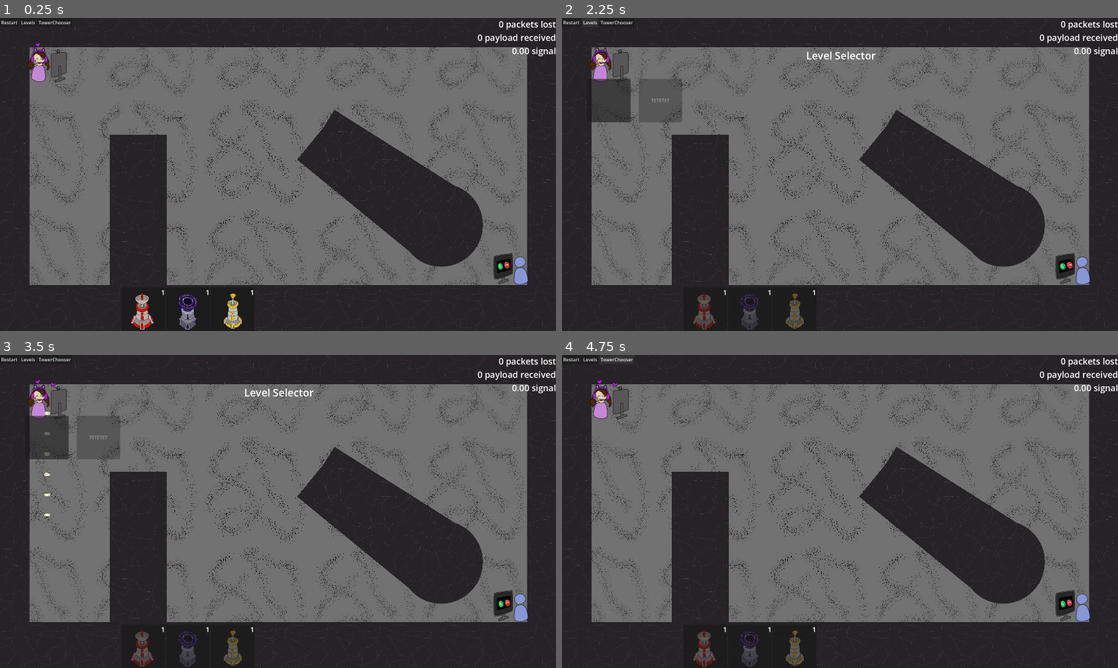
Above: before the commit, frames 1-4 (two rows, left to right).
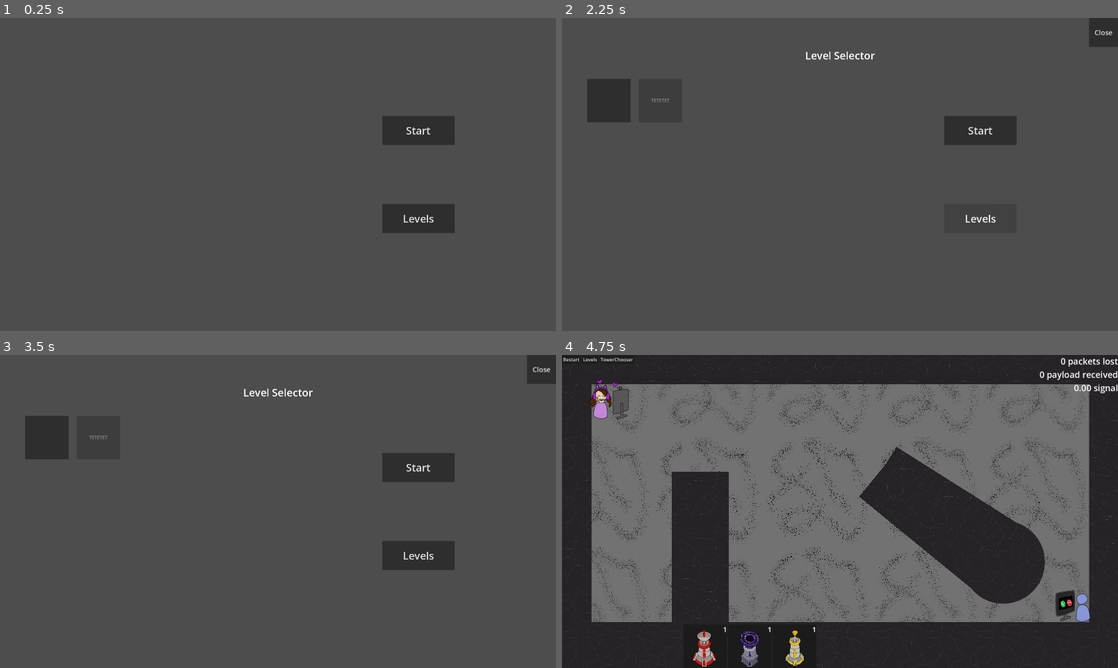
Above: after the commit, the same moments.

Repository: ryupold/ld59
Game: Godot game, scene res://scenes/main.tscn
The game is run twice, just before and just after one commit, with the same random seed, the same clock (stepped at 60 frames per second) and the same inputs. The engine's default icon, where the game draws it, is replaced by a stand-in: a white triangle on a blue panel in a dark square.
Inputs (mouse positions are in pixels of both pictures, inside the frame that each line leads up to; where the layout moved, square brackets give the same spot in the first picture):
- Up to frame 1 (0.25 s): no input
- Up to frame 2 (2.25 s): click (706, 309) at 0.52 s; click (573, 21) at 1.25 s, where only the run before the commit has a clickable "Restart"; click "Levels" at 2 s
- Up to frame 3 (3.5 s): click (417, 467) at 2.75 s, where only the run after the commit has a clickable "Start"
- Up to frame 4 (4.75 s): click (979, 467) at 3.5 s, where only the run after the commit has a clickable "Start"; click (606, 436) [573, 358] at 4.25 s

The runs differ from the first frame. In frame 1, 94% of the frame differs, in the area x 0-100%, y 0-100%; in frame 2, 94%; in frame 3, 93%; in frame 4, 0.7%.
Error after the commit: Cannot call method 'instantiate' on a null value. (res://hud/tower_chooser/tower_chooser.gd:20)

Commit message:
Add Menu Screen

Diff:
--- a/ld59-game/hud/hud.tscn
+++ b/ld59-game/hud/hud.tscn
@@ -59,6 +59,7 @@
 layout_mode = 2
 
 [node name="LevelSelector" parent="." unique_id=770863663 instance=ExtResource("4_w8tcp")]
+visible = false
 anchors_preset = 0
 anchor_right = 0.0
 anchor_bottom = 0.0
@@ -68,6 +69,7 @@
 grow_vertical = 1
 
 [node name="TowerChooser" parent="." unique_id=1730327705 instance=ExtResource("5_svhta")]
+chooserCanvasItem = null
 
 [node name="MenuBar" type="HBoxContainer" parent="." unique_id=1458396715]
 offset_right = 125.0
--- a/ld59-game/hud/level_selector/level_selector.gd
+++ b/ld59-game/hud/level_selector/level_selector.gd
@@ -2,8 +2,10 @@
 
 @export var levelCanvasItem: PackedScene = preload("res://hud/level_selector/level_canvas_item.tscn")
 @export var buttonParent: Control
+@export var close: Button
 
 func _ready() -> void:
+	close.pressed.connect(queue_free)
 	updateLevelSelect()
 
 func toggleSelector() -> void:
--- a/ld59-game/hud/level_selector/level_selector.tscn
+++ b/ld59-game/hud/level_selector/level_selector.tscn
@@ -3,8 +3,9 @@
 [ext_resource type="PackedScene" uid="uid://3njoblir4qc8" path="res://hud/level_selector/level_canvas_item.tscn" id="1_308xf"]
 [ext_resource type="Script" uid="uid://chaebjg00fb4j" path="res://hud/level_selector/level_selector.gd" id="1_q4fjr"]
 
-[node name="LevelSelector" type="VBoxContainer" unique_id=615078967 node_paths=PackedStringArray("buttonParent")]
-visible = false
+[sub_resource type="StyleBoxEmpty" id="StyleBoxEmpty_mehya"]
+
+[node name="LevelSelector" type="VBoxContainer" unique_id=615078967 node_paths=PackedStringArray("buttonParent", "close")]
 anchors_preset = 15
 anchor_right = 1.0
 anchor_bottom = 1.0
@@ -12,11 +13,21 @@
 grow_vertical = 2
 script = ExtResource("1_q4fjr")
 buttonParent = NodePath("MarginContainer/GridContainer")
+close = NodePath("Close")
+
+[node name="Close" type="Button" parent="." unique_id=742732146]
+custom_minimum_size = Vector2(100, 100)
+layout_mode = 2
+size_flags_horizontal = 8
+theme_override_font_sizes/font_size = 24
+text = "Close"
 
 [node name="HSeparator" type="HSeparator" parent="." unique_id=1549279738]
+visible = false
 layout_mode = 2
 mouse_filter = 1
 theme_override_constants/separation = 100
+theme_override_styles/separator = SubResource("StyleBoxEmpty_mehya")
 
 [node name="Label" type="Label" parent="." unique_id=1210678242]
 layout_mode = 2
--- a/ld59-game/scenes/main.gd
+++ b/ld59-game/scenes/main.gd
@@ -1,4 +1,14 @@
 extends Node2D
 
+@export var start:Button
+@export var levels:Button
+@export var levelSelector: PackedScene = preload("res://hud/level_selector/level_selector.tscn")
+
 func _ready() -> void:
-	get_tree().change_scene_to_packed.call_deferred(GameState.levels[0].scene)
+	start.pressed.connect(func(): GameState.loadLevel(GameState.levels[0]))
+	levels.pressed.connect(showLevelSelector)
+
+func showLevelSelector():
+	var selector = levelSelector.instantiate() as LevelSelectorCanvasItem
+	selector.show()
+	$CanvasLayer.add_child(selector)
--- a/ld59-game/scenes/main.tscn
+++ b/ld59-game/scenes/main.tscn
@@ -1,6 +1,64 @@
 [gd_scene format=3 uid="uid://bsp00jucjsi55"]
 
 [ext_resource type="Script" uid="uid://dmrgdpr3k5mfb" path="res://scenes/main.gd" id="1_o5qli"]
+[ext_resource type="Texture2D" uid="uid://di8k25w5bj72k" path="res://scenes/startscreen.png" id="2_0wfyh"]
 
-[node name="Game" type="Node2D" unique_id=2081110870]
+[node name="Game" type="Node2D" unique_id=2081110870 node_paths=PackedStringArray("start", "levels")]
 script = ExtResource("1_o5qli")
+start = NodePath("CanvasLayer/HSplitContainer/HBoxContainer/VBoxContainer/MarginContainer/Start")
+levels = NodePath("CanvasLayer/HSplitContainer/HBoxContainer/VBoxContainer/MarginContainer2/Levels")
+
+[node name="CanvasLayer" type="CanvasLayer" parent="." unique_id=362393604]
+
+[node name="TextureRect" type="TextureRect" parent="CanvasLayer" unique_id=1806497696]
+anchors_preset = 15
+anchor_right = 1.0
+anchor_bottom = 1.0
+grow_horizontal = 2
+grow_vertical = 2
+texture = ExtResource("2_0wfyh")
+
+[node name="HSplitContainer" type="VBoxContainer" parent="CanvasLayer" unique_id=918102503]
+anchors_preset = 15
+anchor_right = 1.0
+anchor_bottom = 1.0
+grow_horizontal = 2
+grow_vertical = 2
+size_flags_horizontal = 10
+size_flags_vertical = 6
+
+[node name="HBoxContainer" type="HBoxContainer" parent="CanvasLayer/HSplitContainer" unique_id=250841045]
+layout_mode = 2
+size_flags_horizontal = 8
+size_flags_vertical = 6
+
+[node name="VBoxContainer" type="VBoxContainer" parent="CanvasLayer/HSplitContainer/HBoxContainer" unique_id=1775709747]
+layout_mode = 2
+size_flags_horizontal = 8
+size_flags_vertical = 8
+
+[node name="MarginContainer" type="MarginContainer" parent="CanvasLayer/HSplitContainer/HBoxContainer/VBoxContainer" unique_id=1500385180]
+layout_mode = 2
+theme_override_constants/margin_left = 100
+theme_override_constants/margin_top = 100
+theme_override_constants/margin_right = 350
+theme_override_constants/margin_bottom = 100
+
+[node name="Start" type="Button" parent="CanvasLayer/HSplitContainer/HBoxContainer/VBoxContainer/MarginContainer" unique_id=1973482438]
+custom_minimum_size = Vector2(250, 100)
+layout_mode = 2
+theme_override_font_sizes/font_size = 36
+text = "Start"
+
+[node name="MarginContainer2" type="MarginContainer" parent="CanvasLayer/HSplitContainer/HBoxContainer/VBoxContainer" unique_id=2070399509]
+layout_mode = 2
+theme_override_constants/margin_left = 100
+theme_override_constants/margin_top = 100
+theme_override_constants/margin_right = 350
+theme_override_constants/margin_bottom = 100
+
+[node name="Levels" type="Button" parent="CanvasLayer/HSplitContainer/HBoxContainer/VBoxContainer/MarginContainer2" unique_id=787469606]
+custom_minimum_size = Vector2(250, 100)
+layout_mode = 2
+theme_override_font_sizes/font_size = 36
+text = "Levels"
